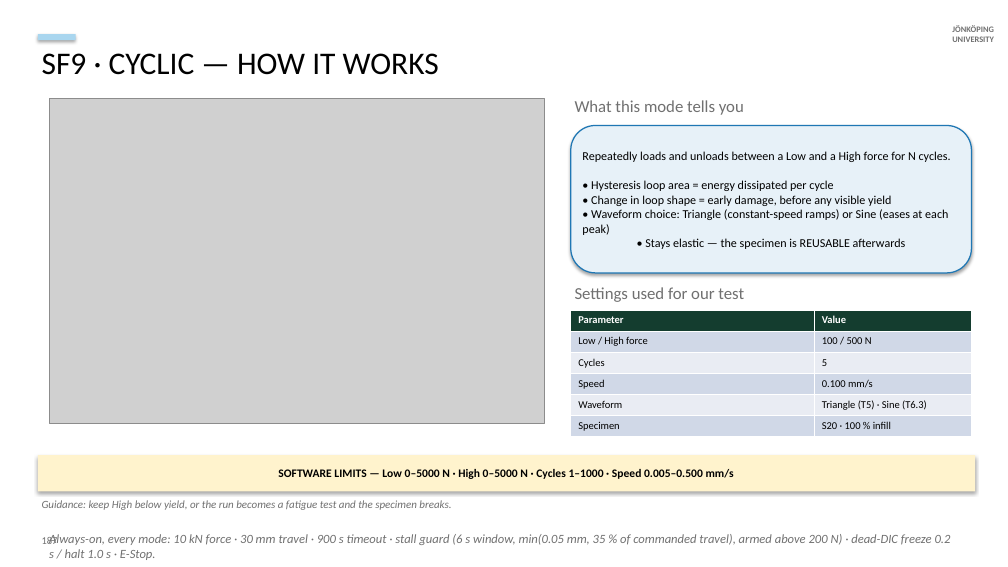
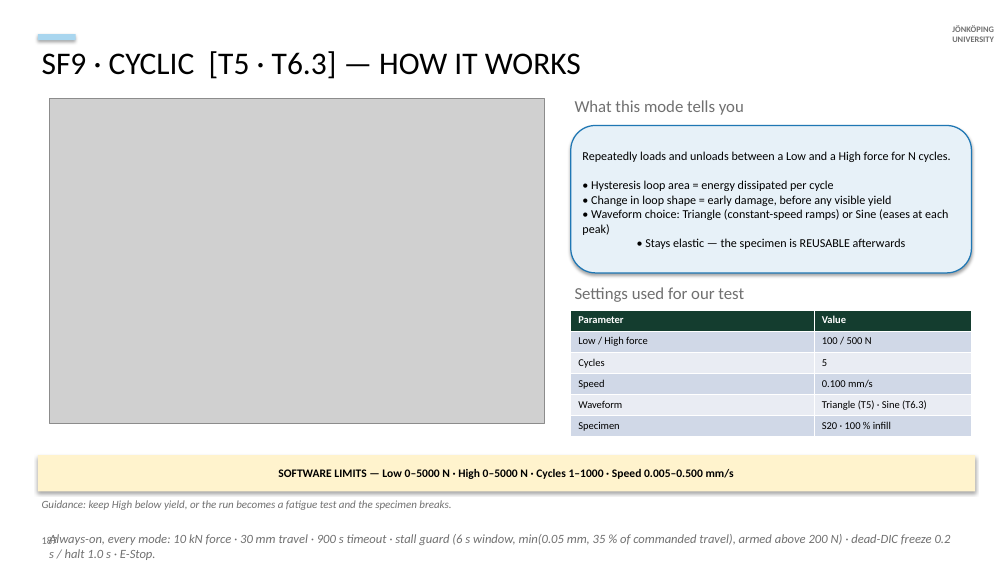
Before and after one commit to cenmir/UTM, a slide deck: slide 47 of documentation/V6a_8_6_20_slides.pptx. Drawn at 1008x567 pixels with LibreOffice and Linux fonts; fonts in the diff are those of the drawing; grey boxes stand for pictures. Boxes give left, top, right and bottom in pixels: in the first picture for what was removed or moved away, otherwise in the second. Text is boxed around its words. In the diff, an @@ line names an element or a change of style, - is before the commit and + after.

```diff
--- a/documentation/V6a_8_6_20_slides.pptx
+++ b/documentation/V6a_8_6_20_slides.pptx
@@ text at bbox=[42, 51, 581, 79]: text changed @@
-SF9 · CYCLIC — HOW IT WORKS
+SF9 · CYCLIC [T5 · T6.3] — HOW IT WORKS
```
Also in this commit, not shown: 12 other slides changed, 1 slide added, 3 other files.
